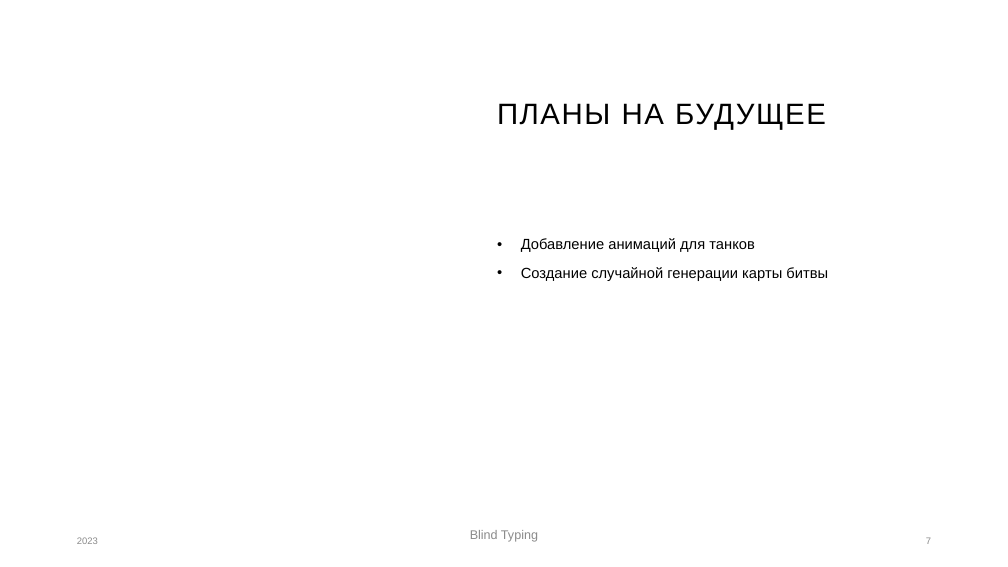
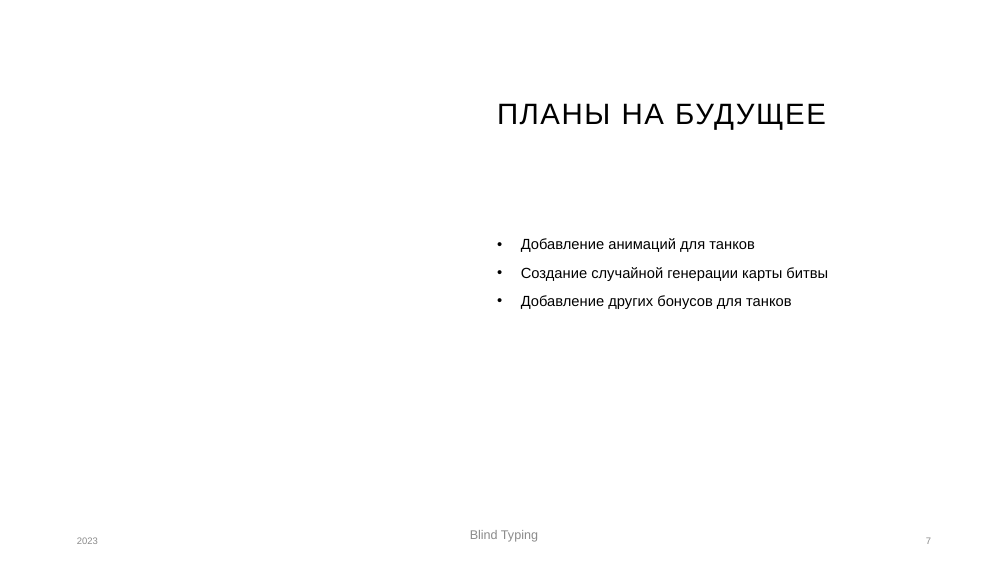
Before and after one commit to ImVladich/TanksBimAndBam, a slide deck: slide 7 of res_for_presentation/Blind Typing.pptx. Drawn at 1008x567 pixels with LibreOffice and Linux fonts; fonts in the diff are those of the drawing; background and template pictures are left out. Boxes give left, top, right and bottom in pixels: in the first picture for what was removed or moved away, otherwise in the second. Text is boxed around its words. In the diff, an @@ line names an element or a change of style, - is before the commit and + after.

```diff
--- a/res_for_presentation/Blind Typing.pptx
+++ b/res_for_presentation/Blind Typing.pptx
@@ text at <box>521,295,791,309</box>: paragraph added @@
+• Добавление других бонусов для танков
```
Also in this commit, not shown: 3 other slides changed.
